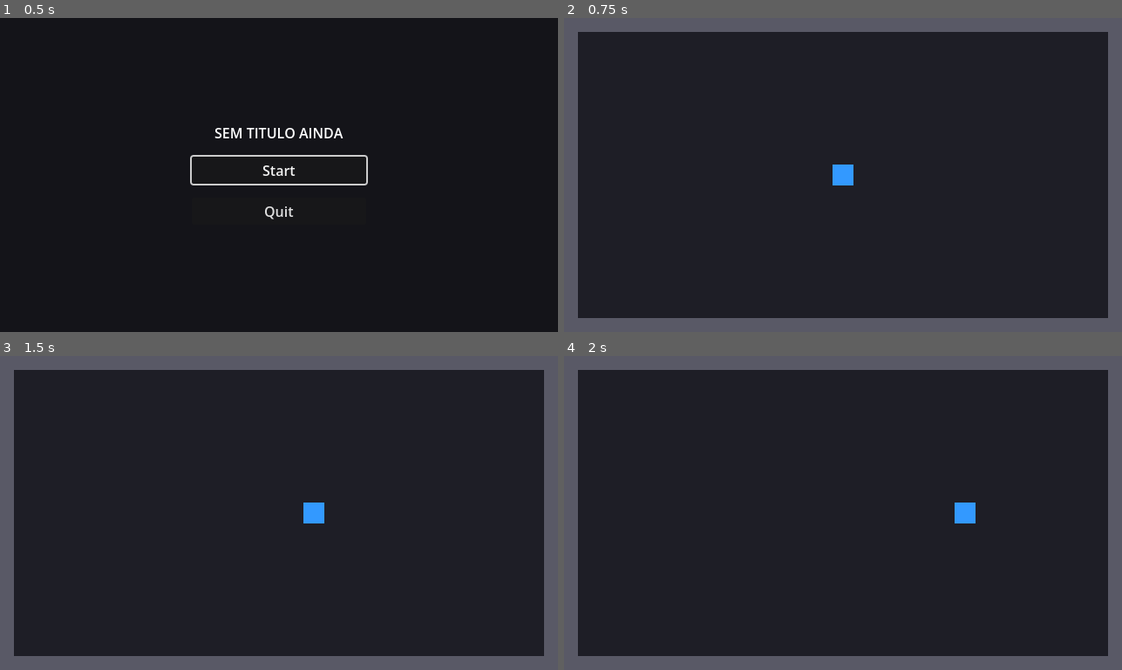
Above: before the commit, frames 1-4 (two rows, left to right).
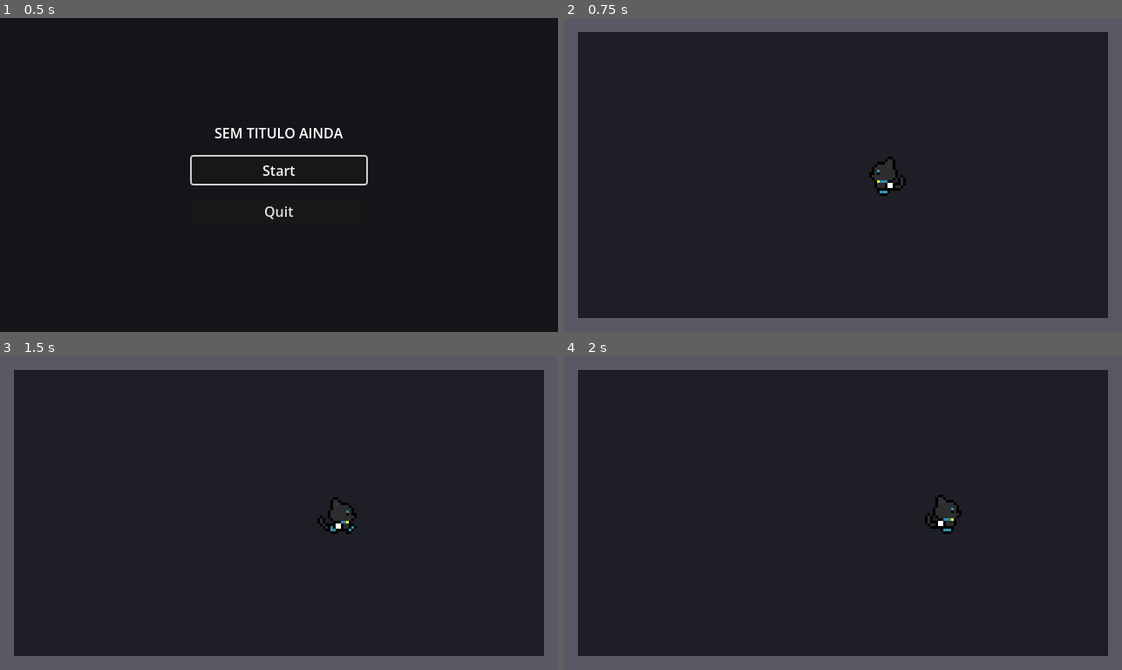
Above: after the commit, the same moments.

Repository: s4hlo/movie-jam
Game: Godot game, scene res://scenes/main_menu.tscn
Same seed, same stepped clock (60 frames per second), same inputs: the game is played once before the commit and once after it.
Inputs:
- Up to frame 1 (0.5 s): no input
- Up to frame 2 (0.75 s): click "Start" at 0.5 s
- Up to frame 3 (1.5 s): tap Enter at 1.25 s; hold D (move_right) from 1.28 s (still down)
- Up to frame 4 (2 s): keep holding D (move_right)

Frame 1 is identical in both runs. In frame 2, 0.5% of the frame differs, in the area x 48-62%, y 44-57%; in frame 3, 0.5%, in the area x 54-64%, y 45-57%; in frame 4, 0.5%.

Commit message:
Edição do objeto player e da lógica de animação walk básica.

Diff:
--- a/project.godot
+++ b/project.godot
@@ -23,6 +23,24 @@
 
 [input]
 
+ui_accept={
+"deadzone": 0.5,
+"events": [Object(InputEventKey,"resource_local_to_scene":false,"resource_name":"","device":-1,"window_id":0,"alt_pressed":false,"shift_pressed":false,"ctrl_pressed":false,"meta_pressed":false,"pressed":false,"keycode":0,"physical_keycode":4194309,"key_label":0,"unicode":0,"location":0,"echo":false,"script":null)
+, Object(InputEventKey,"resource_local_to_scene":false,"resource_name":"","device":-1,"window_id":0,"alt_pressed":false,"shift_pressed":false,"ctrl_pressed":false,"meta_pressed":false,"pressed":false,"keycode":0,"physical_keycode":32,"key_label":0,"unicode":32,"location":0,"echo":false,"script":null)
+]
+}
+ui_up={
+"deadzone": 0.5,
+"events": [Object(InputEventKey,"resource_local_to_scene":false,"resource_name":"","device":-1,"window_id":0,"alt_pressed":false,"shift_pressed":false,"ctrl_pressed":false,"meta_pressed":false,"pressed":false,"keycode":0,"physical_keycode":4194320,"key_label":0,"unicode":0,"location":0,"echo":false,"script":null)
+, Object(InputEventKey,"resource_local_to_scene":false,"resource_name":"","device":-1,"window_id":0,"alt_pressed":false,"shift_pressed":false,"ctrl_pressed":false,"meta_pressed":false,"pressed":false,"keycode":0,"physical_keycode":87,"key_label":0,"unicode":119,"location":0,"echo":false,"script":null)
+]
+}
+ui_down={
+"deadzone": 0.5,
+"events": [Object(InputEventKey,"resource_local_to_scene":false,"resource_name":"","device":-1,"window_id":0,"alt_pressed":false,"shift_pressed":false,"ctrl_pressed":false,"meta_pressed":false,"pressed":false,"keycode":0,"physical_keycode":4194322,"key_label":0,"unicode":0,"location":0,"echo":false,"script":null)
+, Object(InputEventKey,"resource_local_to_scene":false,"resource_name":"","device":-1,"window_id":0,"alt_pressed":false,"shift_pressed":false,"ctrl_pressed":false,"meta_pressed":false,"pressed":false,"keycode":0,"physical_keycode":83,"key_label":0,"unicode":115,"location":0,"echo":false,"script":null)
+]
+}
 move_up={
 "deadzone": 0.5,
 "events": [Object(InputEventKey,"resource_local_to_scene":false,"resource_name":"","device":-1,"window_id":0,"alt_press …(192 unchanged characters)…
@@ -47,24 +65,6 @@
 , Object(InputEventKey,"resource_local_to_scene":false,"resource_name":"","device":-1,"window_id":0,"alt_pressed":false …(186 unchanged characters)…
 ]
 }
-ui_up={
-"deadzone": 0.5,
-"events": [Object(InputEventKey,"resource_local_to_scene":false,"resource_name":"","device":-1,"window_id":0,"alt_pressed":false,"shift_pressed":false,"ctrl_pressed":false,"meta_pressed":false,"pressed":false,"keycode":0,"physical_keycode":4194320,"key_label":0,"unicode":0,"location":0,"echo":false,"script":null)
-, Object(InputEventKey,"resource_local_to_scene":false,"resource_name":"","device":-1,"window_id":0,"alt_pressed":false,"shift_pressed":false,"ctrl_pressed":false,"meta_pressed":false,"pressed":false,"keycode":0,"physical_keycode":87,"key_label":0,"unicode":119,"location":0,"echo":false,"script":null)
-]
-}
-ui_down={
-"deadzone": 0.5,
-"events": [Object(InputEventKey,"resource_local_to_scene":false,"resource_name":"","device":-1,"window_id":0,"alt_pressed":false,"shift_pressed":false,"ctrl_pressed":false,"meta_pressed":false,"pressed":false,"keycode":0,"physical_keycode":4194322,"key_label":0,"unicode":0,"location":0,"echo":false,"script":null)
-, Object(InputEventKey,"resource_local_to_scene":false,"resource_name":"","device":-1,"window_id":0,"alt_pressed":false,"shift_pressed":false,"ctrl_pressed":false,"meta_pressed":false,"pressed":false,"keycode":0,"physical_keycode":83,"key_label":0,"unicode":115,"location":0,"echo":false,"script":null)
-]
-}
-ui_accept={
-"deadzone": 0.5,
-"events": [Object(InputEventKey,"resource_local_to_scene":false,"resource_name":"","device":-1,"window_id":0,"alt_pressed":false,"shift_pressed":false,"ctrl_pressed":false,"meta_pressed":false,"pressed":false,"keycode":0,"physical_keycode":4194309,"key_label":0,"unicode":0,"location":0,"echo":false,"script":null)
-, Object(InputEventKey,"resource_local_to_scene":false,"resource_name":"","device":-1,"window_id":0,"alt_pressed":false,"shift_pressed":false,"ctrl_pressed":false,"meta_pressed":false,"pressed":false,"keycode":0,"physical_keycode":32,"key_label":0,"unicode":32,"location":0,"echo":false,"script":null)
-]
-}
 pause={
 "deadzone": 0.5,
 "events": [Object(InputEventKey,"resource_local_to_scene":false,"resource_name":"","device":-1,"window_id":0,"alt_press …(195 unchanged characters)…
--- a/scenes/player.tscn
+++ b/scenes/player.tscn
@@ -1,19 +1,77 @@
-[gd_scene load_steps=3 format=3]
+[gd_scene format=3 uid="uid://bkm65agh3ku0y"]
 
-[ext_resource type="Script" path="res://scripts/player.gd" id="1"]
+[ext_resource type="Script" uid="uid://d21pnxeijv3k2" path="res://scripts/player.gd" id="1"]
+[ext_resource type="Texture2D" uid="uid://v5ic1m61ekld" path="res://assets/B_CatSprite.png" id="2_g2els"]
 
 [sub_resource type="CircleShape2D" id="CircleShape2D_1"]
 radius = 12.0
 
-[node name="Player" type="CharacterBody2D"]
+[sub_resource type="Animation" id="Animation_g2els"]
+length = 0.001
+tracks/0/type = "value"
+tracks/0/imported = false
+tracks/0/enabled = true
+tracks/0/path = NodePath("Sprite:frame")
+tracks/0/interp = 1
+tracks/0/loop_wrap = true
+tracks/0/keys = {
+"times": PackedFloat32Array(0),
+"transitions": PackedFloat32Array(1),
+"update": 1,
+"values": [0]
+}
+
+[sub_resource type="Animation" id="Animation_qhqgy"]
+resource_name = "idle"
+tracks/0/type = "value"
+tracks/0/imported = false
+tracks/0/enabled = true
+tracks/0/path = NodePath("Sprite:frame")
+tracks/0/interp = 1
+tracks/0/loop_wrap = true
+tracks/0/keys = {
+"times": PackedFloat32Array(0.41),
+"transitions": PackedFloat32Array(1),
+"update": 1,
+"values": [0]
+}
+
+[sub_resource type="Animation" id="Animation_dqkch"]
+resource_name = "walk"
+length = 0.4
+tracks/0/type = "value"
+tracks/0/imported = false
+tracks/0/enabled = true
+tracks/0/path = NodePath("Sprite:frame")
+tracks/0/interp = 1
+tracks/0/loop_wrap = true
+tracks/0/keys = {
+"times": PackedFloat32Array(0, 0.20076966),
+"transitions": PackedFloat32Array(1, 1),
+"update": 1,
+"values": [1, 0]
+}
+
+[sub_resource type="AnimationLibrary" id="AnimationLibrary_dqkch"]
+_data = {
+&"RESET": SubResource("Animation_g2els"),
+&"idle": SubResource("Animation_qhqgy"),
+&"walk": SubResource("Animation_dqkch")
+}
+
+[node name="Player" type="CharacterBody2D" unique_id=1539784073]
+scale = Vector2(3, 3)
 script = ExtResource("1")
 
-[node name="CollisionShape" type="CollisionShape2D" parent="."]
+[node name="CollisionShape" type="CollisionShape2D" parent="." unique_id=419966282]
 shape = SubResource("CircleShape2D_1")
 
-[node name="Sprite" type="ColorRect" parent="."]
-offset_left = -12.0
-offset_top = -12.0
-offset_right = 12.0
-offset_bottom = 12.0
-color = Color(0.2, 0.6, 1.0, 1.0)
+[node name="Sprite" type="Sprite2D" parent="." unique_id=196733377]
+texture_filter = 1
+texture = ExtResource("2_g2els")
+offset = Vector2(16, 0)
+hframes = 3
+vframes = 2
+
+[node name="AnimationPlayer" type="AnimationPlayer" parent="." unique_id=55205336]
+libraries/ = SubResource("AnimationLibrary_dqkch")
--- a/scripts/player.gd
+++ b/scripts/player.gd
@@ -1,11 +1,32 @@
 extends CharacterBody2D
 
-const SPEED := 200.0
+const SPEED := 100.0
+
+# Referências aos nós
+@onready var anim: AnimationPlayer = $AnimationPlayer
+@onready var sprite: Sprite2D = $Sprite
+
+# Começa em -1.0 pois o sprite original olha para a esquerda
+var last_horizontal_dir: float = -1.0
 
 func _physics_process(_delta: float) -> void:
+	# Input (WASD ou Setas)
 	var input := Vector2.ZERO
 	input.x = Input.get_axis("move_left", "move_right")
 	input.y = Input.get_axis("move_up", "move_down")
 
+	if input.x != 0:
+		last_horizontal_dir = input.x
+
+	# Movimentação e Física
 	velocity = input.normalized() * SPEED
 	move_and_slide()
+
+	# Lógica de Animação
+	sprite.flip_h = last_horizontal_dir > 0 # Como o sprite padrão é para a esquerda a direção é invertida.
+	if input != Vector2.ZERO:
+		# Se houver qualquer movimento, executa a animação de andar
+		anim.play("walk")
+	else:
+		# Se estiver parado, executa a animação idle
+		anim.play("idle")
Not shown, added: assets/B_CatSprite.png.import
